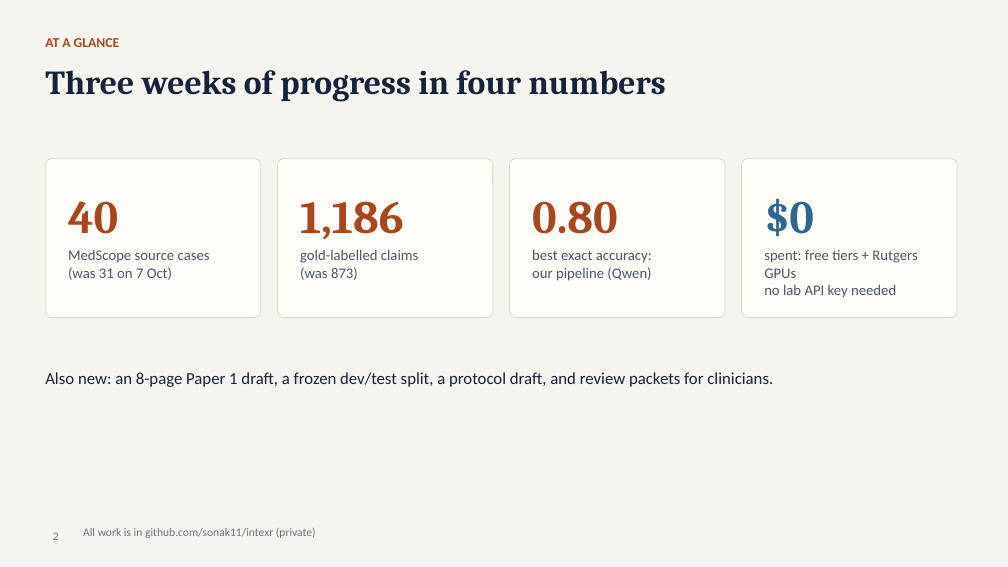
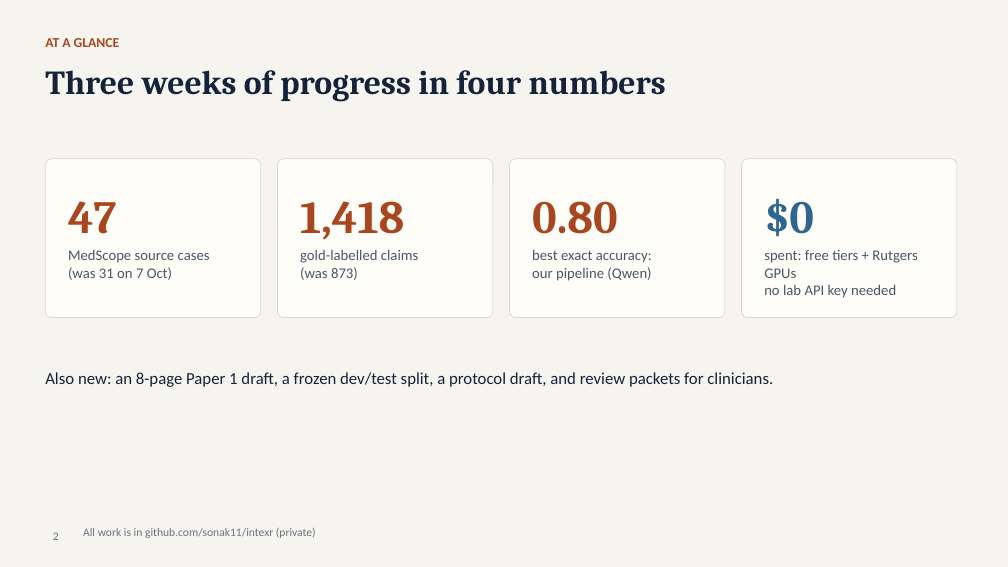
Before and after one commit to sonak11/intexr, a slide deck: slide 2 of docs/slides/IntExR_update_late_Oct2026.pptx. Drawn at 1008x567 pixels with LibreOffice and Linux fonts; fonts in the diff are those of the drawing. Boxes give left, top, right and bottom in pixels: in the first picture for what was removed or moved away, otherwise in the second. Text is boxed around its words. In the diff, an @@ line names an element or a change of style, - is before the commit and + after.

```diff
--- a/docs/slides/IntExR_update_late_Oct2026.pptx
+++ b/docs/slides/IntExR_update_late_Oct2026.pptx
@@ text at bbox=[68, 201, 116, 234]: text changed @@
-40
+47
@@ text at bbox=[300, 201, 404, 240]: text changed @@
-1,186
+1,418
```
Also in this commit, not shown: 3 other slides changed, 13 other files.
